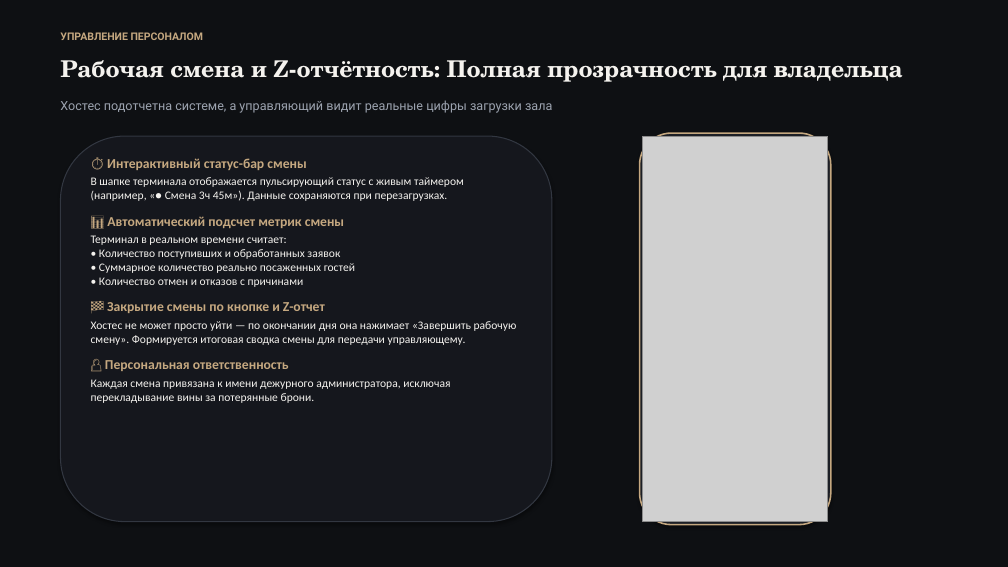
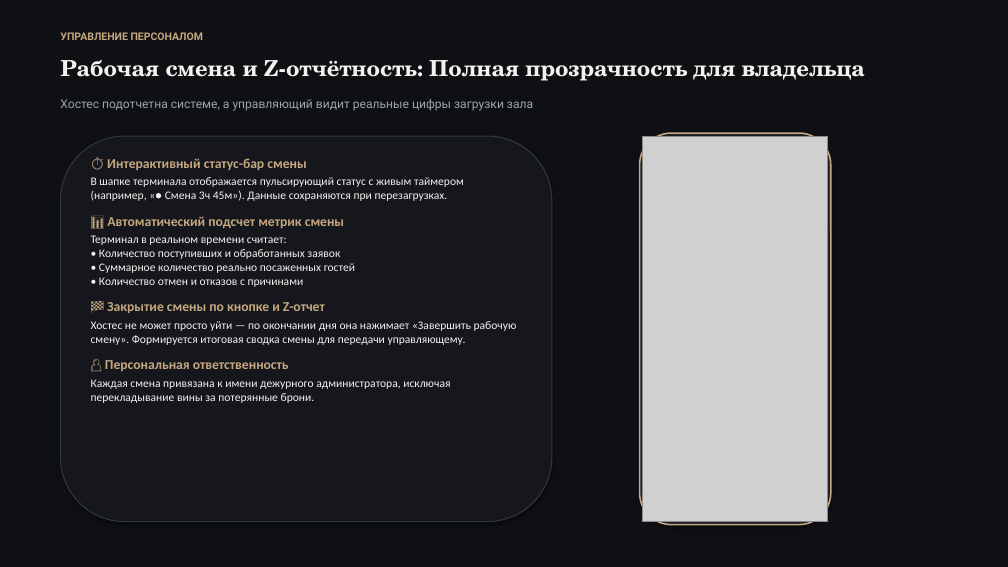
Before and after one commit to Sp1ceMan/restokz-bot, a slide deck: slide 8 of RestoKZ_Presentation.pptx (slide 7 before the commit). Drawn at 1008x567 pixels with LibreOffice and Linux fonts; fonts in the diff are those of the drawing; grey boxes stand for pictures. Boxes give left, top, right and bottom in pixels: in the first picture for what was removed or moved away, otherwise in the second. Text is boxed around its words. In the diff, an @@ line names an element or a change of style, - is before the commit and + after.

```diff
--- a/RestoKZ_Presentation.pptx
+++ b/RestoKZ_Presentation.pptx
@@ text "Рабочая смена и Z-отчётность: Полная ..." at (60, 60, 865, 81): size 22 to 21 pt @@
@@ text "Хостес подотчетна системе, а управляющий ..." at (60, 99, 533, 111): size 12 to 11.5 pt @@
```
Also in this commit, not shown: 11 other slides changed, 3 slides added, 2 other files.
